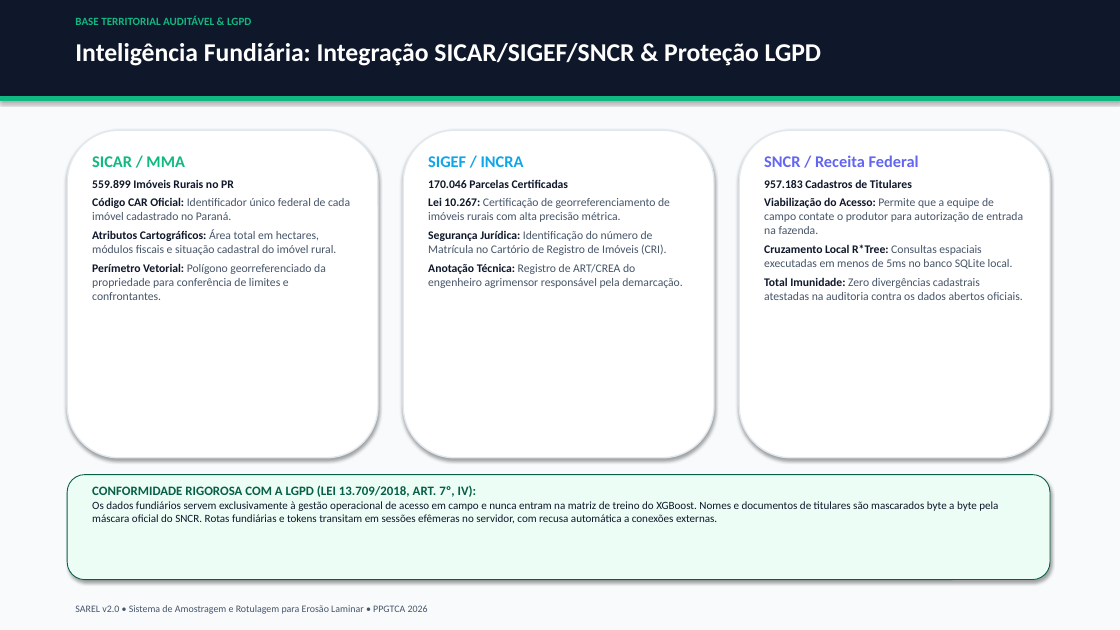
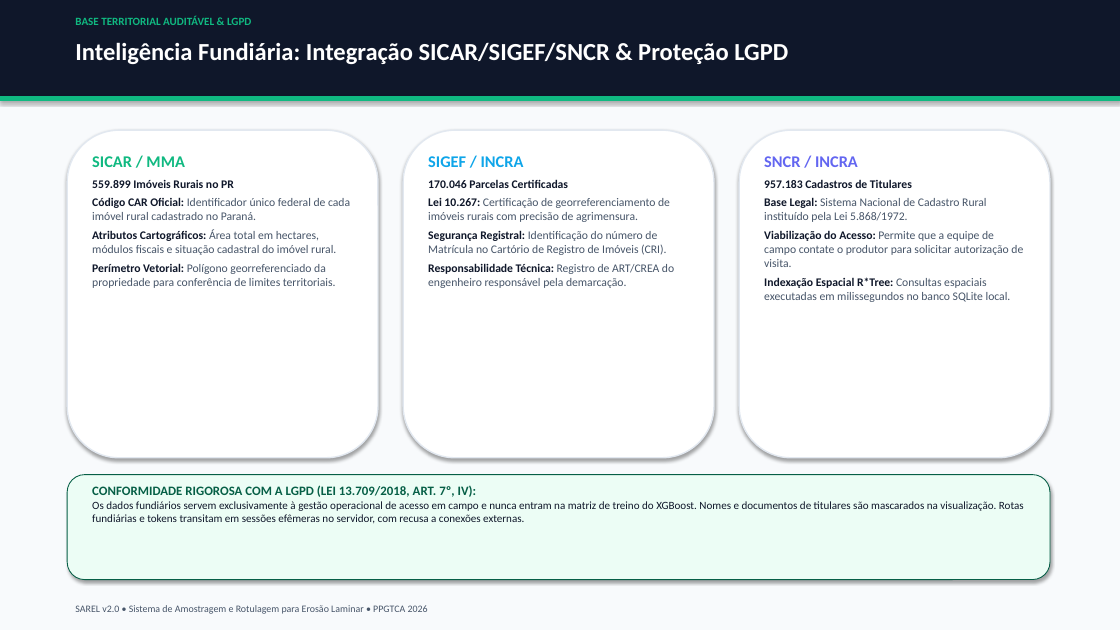
Before and after one commit to RedZardoz/localizador-erosao-v02, a slide deck: slide 9 of Apresentacao_SAREL_PPGTCA_2026.pptx. Drawn at 1120x630 pixels with LibreOffice and Linux fonts; fonts in the diff are those of the drawing. Boxes give left, top, right and bottom in pixels: in the first picture for what was removed or moved away, otherwise in the second. Text is boxed around its words. In the diff, an @@ line names an element or a change of style, - is before the commit and + after.

Commit message:
docs(apresentacao): sincronizar apresentacao oficial pdf e pptx com realidade funcional e sobriedade academica

```diff
--- a/Apresentacao_SAREL_PPGTCA_2026.pptx
+++ b/Apresentacao_SAREL_PPGTCA_2026.pptx
@@ text "Inteligência Fundiária: Integração SICAR/SIGEF/SNCR & ..." at (75,42,788,64): size 22 to 21 pt @@
@@ text at (764,156,858,167): text changed @@
-SNCR / Receita Federal
+SNCR / INCRA
@@ text at (92,197,350,220): text changed @@
-Código CAR Oficial: Identificador único federal de cada imóvel cadastrado no Paraná.
+Código CAR Oficial: Identificador único federal de cada imóvel rural cadastrado no Paraná.
@@ text at (428,198,674,288): text changed @@
-Lei 10.267: Certificação de georreferenciamento de imóveis rurais com alta precisão métrica.
-Segurança Jurídica: Identificação do número de Matrícula no Cartório de Registro de Imóveis (CRI).
-Anotação Técnica: Registro de ART/CREA do engenheiro agrimensor responsável pela demarcação.
+Lei 10.267: Certificação de georreferenciamento de imóveis rurais com precisão de agrimensura.
+Segurança Registral: Identificação do número de Matrícula no Cartório de Registro de Imóveis (CRI).
+Responsabilidade Técnica: Registro de ART/CREA do engenheiro responsável pela demarcação.
@@ text at (764,197,1023,302): text changed @@
-Viabilização do Acesso: Permite que a equipe de campo contate o produtor para autorização de entrada na fazenda.
-Cruzamento Local R*Tree: Consultas espaciais executadas em menos de 5ms no banco SQLite local.
-Total Imunidade: Zero divergências cadastrais atestadas na auditoria contra os dados abertos oficiais.
+Base Legal: Sistema Nacional de Cadastro Rural instituído pela Lei 5.868/1972.
+Viabilização do Acesso: Permite que a equipe de campo contate o produtor para solicitar autorização de visita.
+Indexação Espacial R*Tree: Consultas espaciais executadas em milissegundos no banco SQLite local.
@@ text at (92,263,336,288): text changed @@
-Perímetro Vetorial: Polígono georreferenciado da propriedade para conferência de limites e confrontantes.
+Perímetro Vetorial: Polígono georreferenciado da propriedade para conferência de limites territoriais.
@@ text at (92,501,1024,523): text changed @@
-Os dados fundiários servem exclusivamente à gestão operacional de acesso em campo e nunca entram na matriz de treino do XGBoost. Nomes e documentos de titulares são mascarados byte a byte pela máscara oficial do SNCR. Rotas fundiárias e tokens transitam em sessões efêmeras no servidor, com recusa automática a conexões externas.
+Os dados fundiários servem exclusivamente à gestão operacional de acesso em campo e nunca entram na matriz de treino do XGBoost. Nomes e documentos de titulares são mascarados na visualização. Rotas fundiárias e tokens transitam em sessões efêmeras no servidor, com recusa a conexões externas.
```
Also in this commit, not shown: 11 other slides changed, 2 slides added, 1 slide removed, 3 other files.
